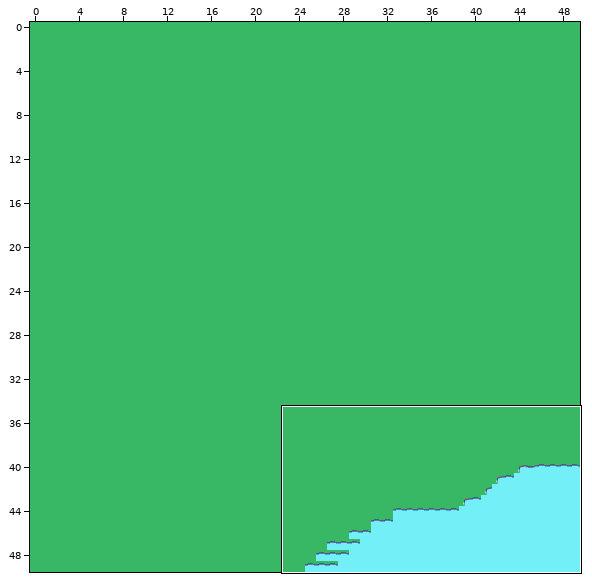
An edit to a level. Tiled map, assets/map/testMap.tmx. Above, an overview of the earlier version with the close-up marked.
Close-up. Before the edit:
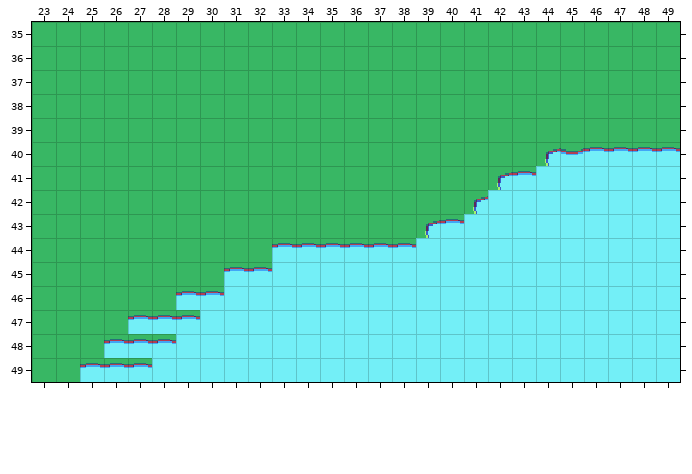
Cells are 16x16 px. Shown: x 23..49, y 35..49.
After:
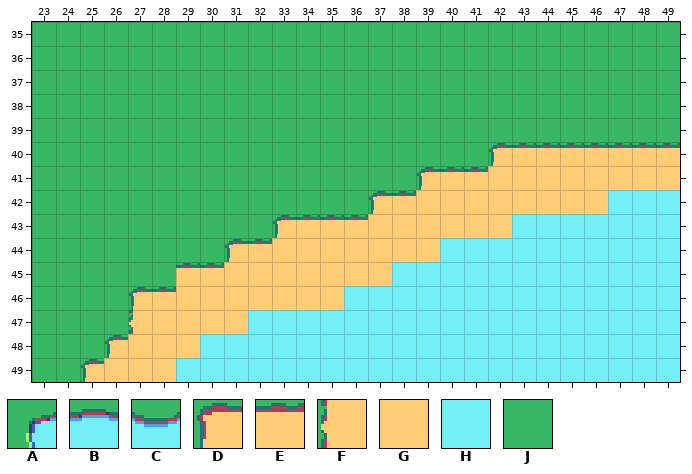
Key: from "tileset-Ville": A 3073, B 3075, C 3077, D 3086, E 3088, F 3214, G 3216, H 3267, J 3269.
_ is an empty cell.
What changed:
Layer "background":
y 40: x 42..49 JJACBBBB -> DEEEEEEE
y 41: x 39..49 JJJABHHHHHH -> DEEGGGGGGGG
y 42: x 37..46 JJJJAHHHHH -> DEGGGGGGGG
y 43: x 33..42 JJJJJJABHH -> DEEEGGGGGG
y 44: x 31..39 JJBBBBBBH -> DEGGGGGGG
y 45: x 29..37 JJBBHHHHH -> EEGGGGGGG
y 46: x 27..35 JJBBHHHHH -> DEGGGGGGG
y 47: x 27..31 BBBHH -> FGGGG
y 48: x 26..29 BBBH -> DGGG
y 49: x 25..28 BBBH -> DGGG
